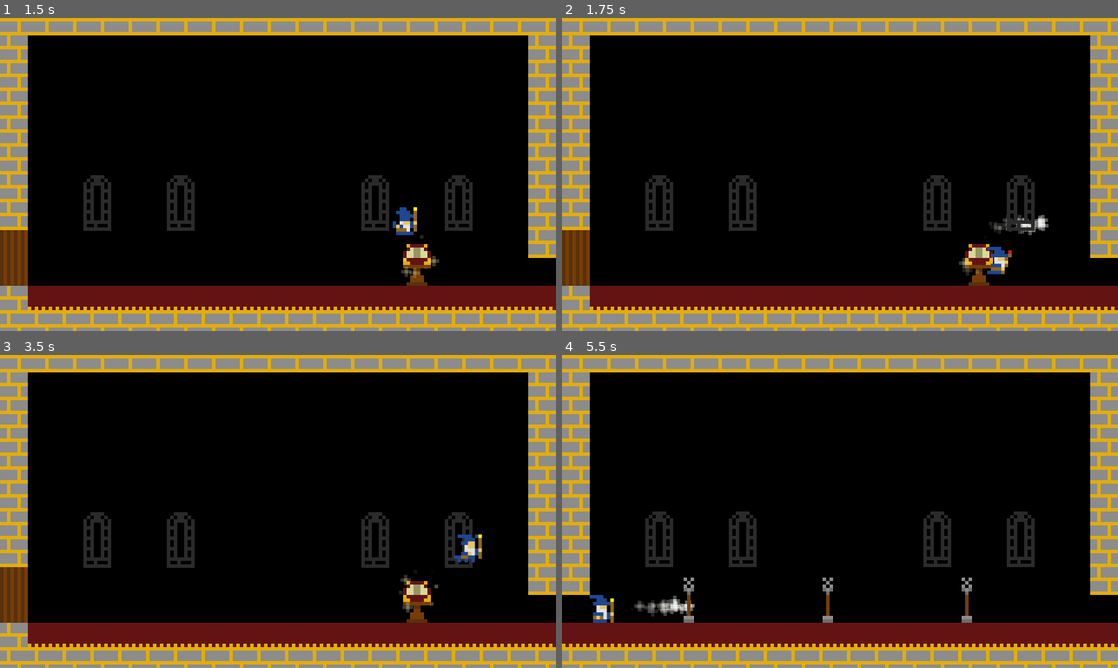
Above: before the commit, frames 1-4 (two rows, left to right).
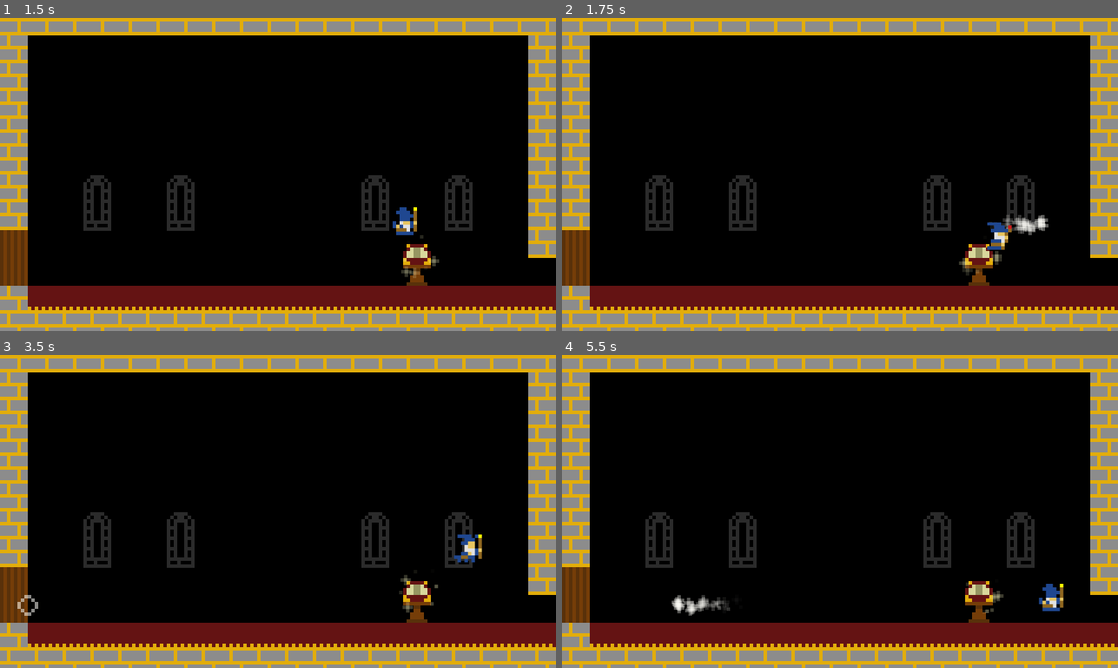
Above: after the commit, the same moments.

Repository: Danjb1/ProgrammingTutorial
Game: Godot game, scene res://levels/level_1.tscn
The game is run twice, just before and just after one commit, with the same random seed, the same clock (stepped at 60 frames per second) and the same inputs.
Inputs:
- Up to frame 1 (1.5 s): hold Right (right) from 0.53 s (still down); tap Z (spell) at 0.6 s; tap Space (jump) at 0.77 s; tap Shift (run) at 1.35 s
- Up to frame 2 (1.75 s): keep holding Right (right); tap Space (jump) at 1.52 s; tap Z (spell) at 1.55 s
- Up to frame 3 (3.5 s): release Right (right) at 2.03 s; hold Left (left) 2.03-2.78 s; tap Z (spell) at 2.1, 2.85 s; hold Right (right) from 2.78 s (still down); tap Space (jump) at 3.02 s
- Up to frame 4 (5.5 s): hold Shift (run) 3.53-4.28 s; tap Space (jump) at 3.77, 4.52 s; tap Z (spell) at 3.8, 4.35, 5.1 s; release Right (right) at 4.28 s; hold Left (left) 4.28-5.03 s; hold Right (right) from 5.03 s (still down)

Frame 1 is identical in both runs. In frame 2, 0.6% of the frame differs, in the area x 76-85%, y 62-82%; in frame 3, less than 0.1%; in frame 4, 3.6%, in the area x 0-91%, y 50-94%.

Commit message:
Add spell sounds and hit effect

Diff:
--- a/project/characters/player.gd
+++ b/project/characters/player.gd
@@ -20,6 +20,7 @@
 @onready var _sprite: PlayerSprite = $%AnimatedSprite2D
 @onready var _jump_audio: AudioStreamPlayer2D = $%JumpAudio
 @onready var _land_audio: AudioStreamPlayer2D = $%LandAudio
+@onready var _spell_audio: AudioStreamPlayer2D = $%SpellAudio
 @onready var _spell_offset: Node2D = $%SpellOffset
 
 var _interactable: Interactable
@@ -120,11 +121,18 @@
 	if is_instance_valid(_current_projectile):
 		# Only 1 spell at a time!
 		return
-	_current_projectile = SpellProjectileScene.instantiate()
-	_current_projectile.global_position = _find_spell_position()
-	_current_projectile.velocity = Vector2(get_dir_multiplier() * _SPELL_SPEED, 0.0)
+	# Reset our y-speed if falling
+	velocity.y = min(velocity.y, 0)
+	_current_projectile = _create_spell_projectile()
 	get_tree().root.add_child(_current_projectile)
+	_spell_audio.play()
 	spell_cast.emit(_current_projectile)
+
+func _create_spell_projectile() -> SpellProjectile:
+	var proj := SpellProjectileScene.instantiate()
+	proj.global_position = _find_spell_position()
+	proj.velocity = Vector2(get_dir_multiplier() * _SPELL_SPEED, 0.0)
+	return proj
 
 func _find_spell_position() -> Vector2:
 	var offset := _spell_offset.position * _spell_offset.global_scale
--- a/project/characters/player.tscn
+++ b/project/characters/player.tscn
@@ -11,6 +11,7 @@
 [ext_resource type="AudioStream" uid="uid://cfdbry41y6jdw" path="res://sounds/footstep_6.ogg" id="9_cokjm"]
 [ext_resource type="AudioStream" uid="uid://ce1vd01djjqbk" path="res://sounds/jump.ogg" id="10_5eww7"]
 [ext_resource type="AudioStream" uid="uid://mb8e5dvmec76" path="res://sounds/land.ogg" id="10_v7weh"]
+[ext_resource type="AudioStream" uid="uid://dlowc4g1v0hq0" path="res://sounds/spell.ogg" id="12_8wpy8"]
 
 [sub_resource type="RectangleShape2D" id="RectangleShape2D_b4nuj"]
 size = Vector2(5, 7)
@@ -201,6 +202,12 @@
 stream_4/stream = ExtResource("8_w5tqf")
 stream_5/stream = ExtResource("9_cokjm")
 
+[sub_resource type="AudioStreamRandomizer" id="AudioStreamRandomizer_bm8yd"]
+random_pitch = 1.05
+random_volume_offset_db = 2.0
+streams_count = 1
+stream_0/stream = ExtResource("12_8wpy8")
+
 [node name="Player" type="CharacterBody2D" groups=["player"]]
 collision_layer = 2
 collision_mask = 5
@@ -219,6 +226,9 @@
 autoplay = "idle"
 script = ExtResource("3_76au5")
 
+[node name="AudioListener2D" type="AudioListener2D" parent="."]
+current = true
+
 [node name="FootstepAudio" type="AudioStreamPlayer2D" parent="."]
 unique_name_in_owner = true
 stream = SubResource("AudioStreamRandomizer_6ab68")
@@ -233,6 +243,10 @@
 stream = ExtResource("10_v7weh")
 volume_db = -2.0
 
+[node name="SpellAudio" type="AudioStreamPlayer2D" parent="."]
+unique_name_in_owner = true
+stream = SubResource("AudioStreamRandomizer_bm8yd")
+
 [node name="SpellOffset" type="Node2D" parent="."]
 unique_name_in_owner = true
 position = Vector2(4, -1)
--- /dev/null
+++ b/project/effects/effect.gd
@@ -0,0 +1,8 @@
+extends GPUParticles2D
+
+func _ready() -> void:
+	emitting = true
+	finished.connect(_on_effect_finished)
+
+func _on_effect_finished() -> void:
+	queue_free()
--- /dev/null
+++ b/project/effects/spell_hit.tscn
@@ -0,0 +1,39 @@
+[gd_scene load_steps=7 format=3 uid="uid://bbnc1bbc3nora"]
+
+[ext_resource type="Texture2D" uid="uid://di0ve5d00l1a0" path="res://textures/burst.png" id="1_f5hgi"]
+[ext_resource type="Script" path="res://effects/effect.gd" id="2_i1x1r"]
+
+[sub_resource type="CanvasItemMaterial" id="CanvasItemMaterial_m4aoi"]
+particles_animation = true
+particles_anim_h_frames = 4
+particles_anim_v_frames = 1
+particles_anim_loop = false
+
+[sub_resource type="Curve" id="Curve_ulkf0"]
+_data = [Vector2(0, 0.749161), 0.0, 0.0, 0, 0, Vector2(1, 0), 0.0, 0.0, 0, 0]
+point_count = 2
+
+[sub_resource type="CurveTexture" id="CurveTexture_nr5o6"]
+curve = SubResource("Curve_ulkf0")
+
+[sub_resource type="ParticleProcessMaterial" id="ParticleProcessMaterial_inril"]
+particle_flag_disable_z = true
+gravity = Vector3(0, 0, 0)
+scale_min = 8.0
+scale_max = 8.0
+color = Color(0.98724, 0.983527, 0.960369, 1)
+alpha_curve = SubResource("CurveTexture_nr5o6")
+anim_speed_min = 2.0
+anim_speed_max = 2.0
+
+[node name="SpellHit" type="GPUParticles2D"]
+texture_filter = 1
+material = SubResource("CanvasItemMaterial_m4aoi")
+scale = Vector2(8, 8)
+emitting = false
+amount = 1
+process_material = SubResource("ParticleProcessMaterial_inril")
+texture = ExtResource("1_f5hgi")
+lifetime = 0.5
+one_shot = true
+script = ExtResource("2_i1x1r")
--- a/project/levels/level_1.tscn
+++ b/project/levels/level_1.tscn
@@ -6,9 +6,10 @@
 [ext_resource type="PackedScene" uid="uid://b25c5ux53rlrp" path="res://objects/book.tscn" id="5_sbbit"]
 [ext_resource type="PackedScene" uid="uid://bqw1g0yoe1ga7" path="res://characters/player.tscn" id="6_jg55j"]
 
-[node name="LevelRoot" type="Node2D"]
+[node name="LevelRoot" type="Node2D" groups=["level"]]
 
 [node name="BackgroundLayer" type="TileMapLayer" parent="."]
+z_index = -100
 texture_filter = 1
 position = Vector2(0, 1)
 scale = Vector2(8, 8)
--- a/project/levels/level_2.tscn
+++ b/project/levels/level_2.tscn
@@ -6,9 +6,10 @@
 [ext_resource type="PackedScene" uid="uid://d4k7xx0cgl7t4" path="res://objects/door.tscn" id="4_v4tf5"]
 [ext_resource type="PackedScene" uid="uid://be1gxksyw0e31" path="res://objects/torch_freestanding.tscn" id="5_qwt8m"]
 
-[node name="LevelRoot" type="Node2D"]
+[node name="LevelRoot" type="Node2D" groups=["level"]]
 
 [node name="BackgroundLayer" type="TileMapLayer" parent="."]
+z_index = -100
 texture_filter = 1
 scale = Vector2(8, 8)
 tile_map_data = PackedByteArray("AAD8/wAAAwAAAAAAAAD8/wEAAwAAAAEAAAADAAAAAwAAAAAAAAADAAEAAwAAAAEAAAAGAAAAAwAAAAAAAAAGAAEAAwAAAAEAAAD5/wAAAwAAAAAAAAD5/wEAAwAAAAEAAAA=")
--- a/project/levels/level_3.tscn
+++ b/project/levels/level_3.tscn
@@ -6,9 +6,10 @@
 [ext_resource type="PackedScene" uid="uid://bqw1g0yoe1ga7" path="res://characters/player.tscn" id="5_4cp1j"]
 [ext_resource type="PackedScene" uid="uid://b25c5ux53rlrp" path="res://objects/book.tscn" id="5_tnv1s"]
 
-[node name="LevelRoot" type="Node2D"]
+[node name="LevelRoot" type="Node2D" groups=["level"]]
 
 [node name="BackgroundLayer" type="TileMapLayer" parent="."]
+z_index = -100
 texture_filter = 1
 scale = Vector2(8, 8)
 tile_map_data = PackedByteArray("AAAGAAAAAwAAAAAAAAAGAAEAAwAAAAEAAAD5/wAAAwAAAAAAAAD5/wEAAwAAAAEAAAD8//7/AwAAAAAAAAADAP7/AwAAAAAAAAD8////AwAAAAEAAAADAP//AwAAAAEAAAA=")
--- a/project/levels/level_4.tscn
+++ b/project/levels/level_4.tscn
@@ -7,9 +7,10 @@
 [ext_resource type="PackedScene" uid="uid://bqw1g0yoe1ga7" path="res://characters/player.tscn" id="5_3gif6"]
 [ext_resource type="PackedScene" uid="uid://bo07mgo873qlj" path="res://objects/moving_platform.tscn" id="6_dfd21"]
 
-[node name="LevelRoot" type="Node2D"]
+[node name="LevelRoot" type="Node2D" groups=["level"]]
 
 [node name="BackgroundLayer" type="TileMapLayer" parent="."]
+z_index = -100
 texture_filter = 1
 scale = Vector2(8, 8)
 tile_map_data = PackedByteArray("AAAGAAAAAwAAAAAAAAAGAAEAAwAAAAEAAAADAP7/AwAAAAAAAAADAP//AwAAAAEAAAD5//3/AwAAAAAAAAD5//7/AwAAAAEAAAA=")
--- a/project/project.godot
+++ b/project/project.godot
@@ -36,6 +36,7 @@
 [global_group]
 
 player="The player character."
+level="The current level root."
 
 [gui]
 
--- a/project/projectiles/spell_projectile.gd
+++ b/project/projectiles/spell_projectile.gd
@@ -1,10 +1,20 @@
 class_name SpellProjectile
 extends CharacterBody2D
+
+const HitEffectScene := preload("res://effects/spell_hit.tscn")
+
+@onready var _spell_hit_audio: AudioStreamPlayer2D = $%HitAudio
 
 func _physics_process(delta: float) -> void:
 	var collision := move_and_collide(velocity * delta)
 	if collision:
-		_destroy_projectile()
+		_destroy_projectile(collision)
 
-func _destroy_projectile() -> void:
+func _destroy_projectile(collision: KinematicCollision2D) -> void:
+	_spell_hit_audio.play()
+	_spell_hit_audio.detach()
+	# At this point our parent is the level root
+	var effect := HitEffectScene.instantiate()
+	effect.global_position = collision.get_position()
+	get_parent().add_child(effect)
 	queue_free()
--- a/project/projectiles/spell_projectile.tscn
+++ b/project/projectiles/spell_projectile.tscn
@@ -1,7 +1,9 @@
-[gd_scene load_steps=8 format=3 uid="uid://clvessebusase"]
+[gd_scene load_steps=11 format=3 uid="uid://clvessebusase"]
 
 [ext_resource type="Script" path="res://projectiles/spell_projectile.gd" id="1_lndx6"]
 [ext_resource type="Texture2D" uid="uid://c7ahjdknf56tu" path="res://textures/sparkle.png" id="2_lyj61"]
+[ext_resource type="AudioStream" uid="uid://gg3184iy4t6j" path="res://sounds/spell_hit.ogg" id="3_a672f"]
+[ext_resource type="Script" path="res://utils/sound.gd" id="4_clkec"]
 
 [sub_resource type="CircleShape2D" id="CircleShape2D_4rve1"]
 radius = 2.5
@@ -31,9 +33,15 @@
 scale_min = 8.0
 scale_max = 8.0
 color = Color(0.98724, 0.983527, 0.960369, 1)
-alpha_curve = SubResource("CurveTexture_nr5o6")
+alpha_curve = SubResource("CurveTexture_3oh6a")
 anim_speed_min = 0.5
 anim_speed_max = 1.0
+
+[sub_resource type="AudioStreamRandomizer" id="AudioStreamRandomizer_81mlt"]
+random_pitch = 1.05
+random_volume_offset_db = 2.0
+streams_count = 1
+stream_0/stream = ExtResource("3_a672f")
 
 [node name="SpellProjectile" type="CharacterBody2D"]
 z_index = -1
@@ -52,3 +60,8 @@
 process_material = SubResource("ParticleProcessMaterial_wg7cx")
 texture = ExtResource("2_lyj61")
 lifetime = 0.2
+
+[node name="HitAudio" type="AudioStreamPlayer2D" parent="."]
+unique_name_in_owner = true
+stream = SubResource("AudioStreamRandomizer_81mlt")
+script = ExtResource("4_clkec")
--- /dev/null
+++ b/project/utils/sound.gd
@@ -0,0 +1,15 @@
+extends AudioStreamPlayer2D
+
+## Detaches this node from its parent and attaches it to the level root instead.
+## The sound will be automatically freed when it finishes playing.
+func detach() -> void:
+	var level_root := get_tree().get_first_node_in_group("level")
+	if not level_root:
+		push_warning("No active level found")
+		return
+	get_parent().remove_child(self)
+	level_root.add_child(self)
+	finished.connect(_on_finished_playing)
+
+func _on_finished_playing() -> void:
+	queue_free()
Not shown: 1 places in project/characters/player.tscn that only renumber resources
Not shown: 1 places in project/projectiles/spell_projectile.tscn that only renumber resources
Not shown, added: project/sounds/spell.ogg.import
Not shown, added: project/sounds/spell_hit.ogg.import
Binary file added: project/textures/burst.png
Not shown, added: project/textures/burst.png.import
Not shown, added: project/sounds/spell.ogg
Not shown, added: project/sounds/spell_hit.ogg
